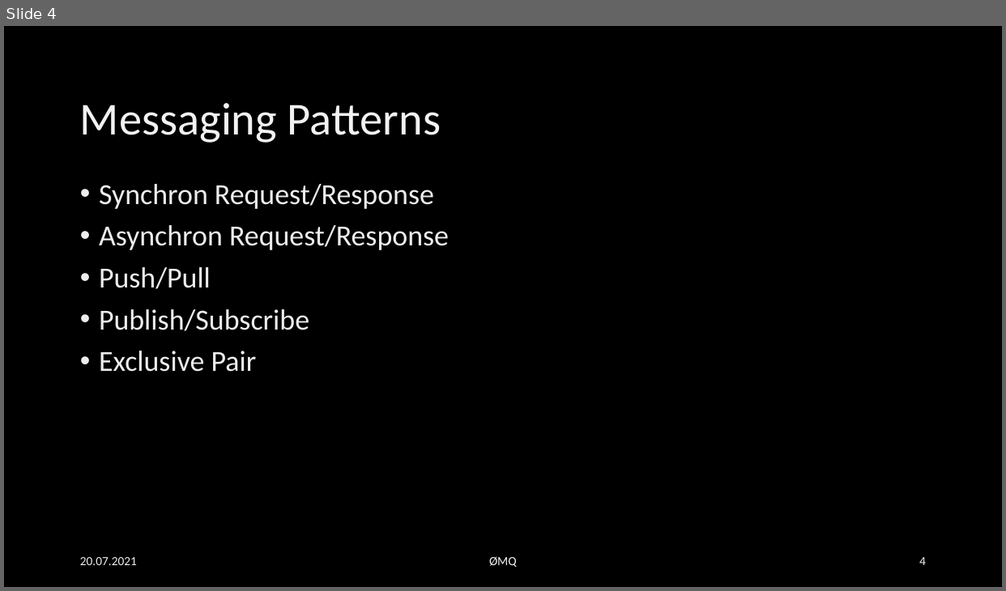
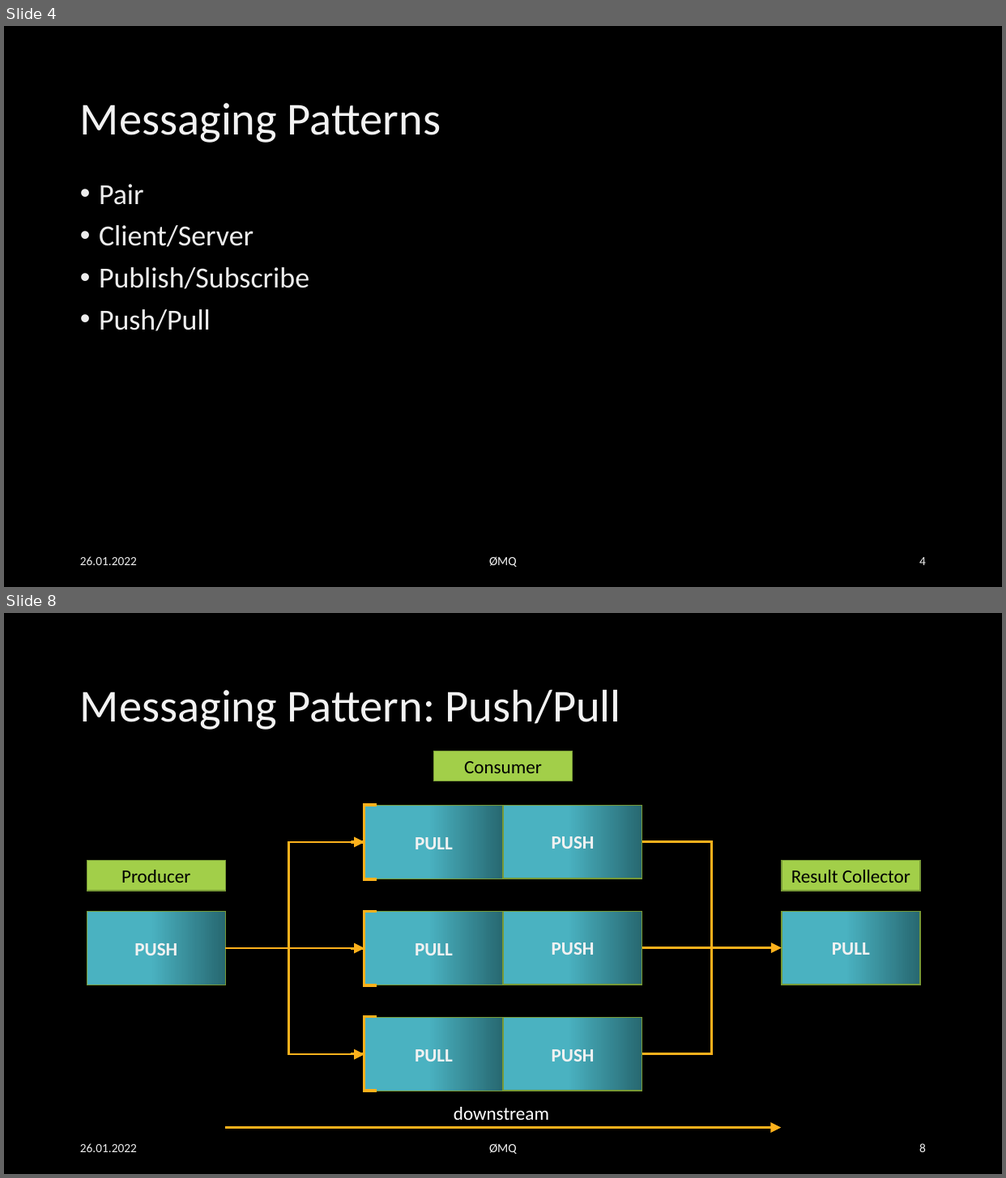
Before and after one commit to EsstBananeImEi/python_kurs, a slide deck: Materialien/Powerpoint/Einfuehrung in ZMQ.pptx. Shown one above the other, each under a label of ours: slide 4 before the commit, slides 4 and 8 after it; the slides between them are not shown. The pictures are 1006x591 and 1006x1178 pixels, drawn with LibreOffice and Linux fonts; fonts in the diff are those of the drawing; background and template pictures are left out. Boxes give left, top, right and bottom in pixels: in the first picture for what was removed or moved away, otherwise in the second. Text is boxed around its words. In the diff, an @@ line names an element or a change of style, - is before the commit and + after.

Commit message:
Design Patterns

```diff
--- a/Materialien/Powerpoint/Einfuehrung in ZMQ.pptx
+++ b/Materialien/Powerpoint/Einfuehrung in ZMQ.pptx
@@ slide 8 added at (4, 613, 1002, 1174), background picture (left out) @@
@@ title added at (80, 689, 621, 730), 44 pt, text #F2F2F2 @@
+Messaging Pattern: Push/Pull
@@ rectangle added at (434, 752, 572, 781), fill #A2CF49, outline #789936 1 pt, 18 pt, text #000000 @@
+Consumer
@@ left brace added at (351, 806, 377, 879), outline #FCB11C 2.75 pt @@
@@ rectangle added at (364, 806, 503, 879), fill gradient #4AB2C1 to #276871, outline #789936 1 pt, 18 pt, text #F2F2F2, bold @@
+PULL
@@ rectangle added at (503, 806, 641, 879), fill gradient #4AB2C1 to #276871, outline #789936 1 pt, 18 pt, text #F2F2F2, bold @@
+PUSH
@@ elbow arrow added from (289, 949) to (364, 842), #FCB11C 2 pt @@
@@ elbow line added from (641, 842) to (712, 948), #FCB11C 2 pt @@
@@ rectangle added at (87, 861, 226, 891), fill #A2CF49, outline #789936 1 pt, 18 pt, text #000000 @@
+Producer
@@ rectangle added at (782, 861, 920, 891), fill #A2CF49, outline #789936 1 pt, 18 pt, text #000000 @@
+Result Collector
@@ rectangle added at (87, 912, 226, 985), fill gradient #4AB2C1 to #276871, outline #789936 1 pt, 18 pt, text #F2F2F2, bold @@
+PUSH
@@ left brace added at (351, 912, 377, 986), outline #FCB11C 2.75 pt @@
@@ rectangle added at (364, 912, 503, 985), fill gradient #4AB2C1 to #276871, outline #789936 1 pt, 18 pt, text #F2F2F2, bold @@
+PULL
@@ rectangle added at (503, 912, 641, 985), fill gradient #4AB2C1 to #276871, outline #789936 1 pt, 18 pt, text #F2F2F2, bold @@
+PUSH
@@ rectangle added at (782, 912, 920, 985), fill gradient #4AB2C1 to #276871, outline #789936 1 pt, 18 pt, text #F2F2F2, bold @@
+PULL
@@ arrow added from (226, 948) to (364, 948), #FCB11C 2 pt @@
@@ elbow arrow added from (289, 949) to (364, 1054), #FCB11C 2 pt @@
@@ arrow added from (641, 948) to (782, 948), #FCB11C 2 pt @@
@@ elbow line added from (641, 1054) to (712, 948), #FCB11C 2 pt @@
@@ left brace added at (351, 1017, 377, 1092), outline #FCB11C 2.75 pt @@
@@ rectangle added at (364, 1018, 503, 1092), fill gradient #4AB2C1 to #276871, outline #789936 1 pt, 18 pt, text #F2F2F2, bold @@
+PULL
@@ rectangle added at (503, 1017, 641, 1091), fill gradient #4AB2C1 to #276871, outline #789936 1 pt, 18 pt, text #F2F2F2, bold @@
+PUSH
@@ text added at (454, 1107, 549, 1120), 18 pt, text #FFFFFF @@
+downstream
@@ text added at (80, 1144, 137, 1152), 12 pt, text gradient #9E9E9E to #EDEDED to #FFFFFF @@
+26.01.2022
@@ arrow added from (225, 1128) to (781, 1128), #FCB11C 2 pt @@
@@ text added at (489, 1144, 517, 1154), 12 pt, text #F2F2F2 @@
+ØMQ
@@ page number added at (919, 1144, 926, 1152), 12 pt, text gradient #9E9E9E to #EDEDED to #FFFFFF @@
+8
@@ slide 4 changed as well @@
@@ text at (99, 184, 309, 289): text changed @@
-• Synchron Request/Response
-• Asynchron Request/Response
+• Pair
+• Client/Server
+• Publish/Subscribe
@@ text at (99, 310, 309, 372): paragraphs removed @@
-• Publish/Subscribe
-• Exclusive Pair
@@ text at (80, 557, 137, 565): text changed @@
-20.07.2021
+26.01.2022
```
Also in this commit, not shown: 5 other slides changed, 3 other slides added, 1 slide removed, 23 other files.
